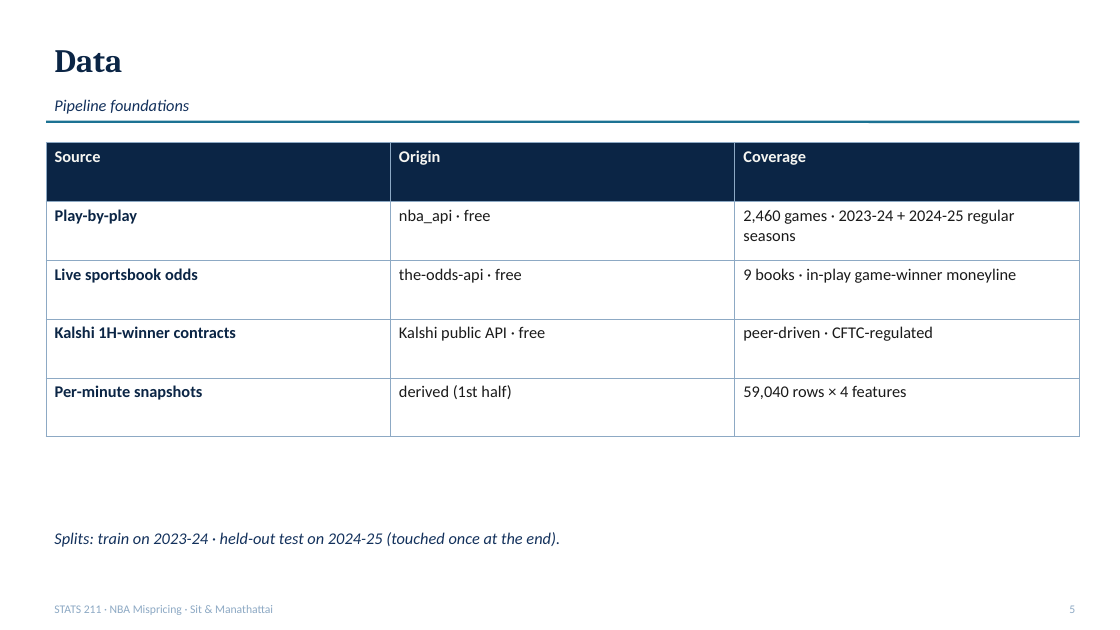
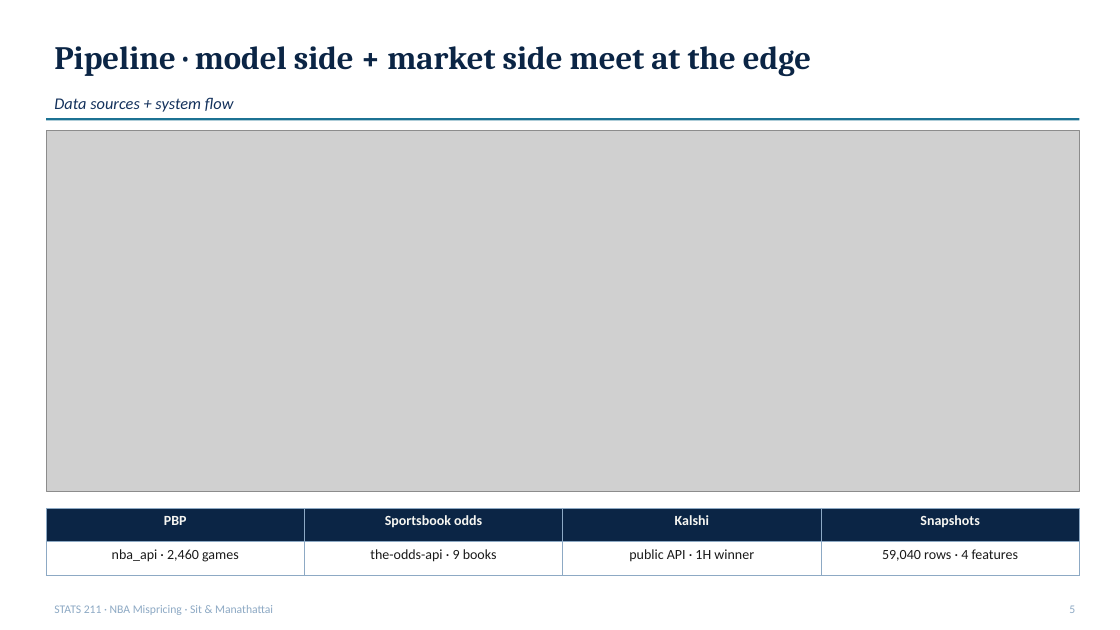
Before and after one commit to ivan-sit/live-nba-market-mispricing-detection, a slide deck: slide 5 of slides/final_deck.pptx. Drawn at 1120x630 pixels with LibreOffice and Linux fonts; fonts in the diff are those of the drawing; grey boxes stand for pictures. Boxes give left, top, right and bottom in pixels: in the first picture for what was removed or moved away, otherwise in the second. Text is boxed around its words. In the diff, an @@ line names an element or a change of style, - is before the commit and + after.

Commit message:
Deck: real PNG figures + formula boxes (replace placeholders)
- scripts/generate_slide_figures.py: matplotlib renderer for all deck PNGs in the
  project palette (NAVY/DEEP/TEAL/SKY/CREAM/ACCENT/INK)
- slides/figures/ (all new):
  · reliability_v2.png      — V2 reliability diagram on 2024-25 (Brier 0.149, ECE 0.008)
  · v5_shifts.png           — H1 / H4 bar chart with 95% CI error bars
  · pilot_roi.png           — SAS@OKC model vs baselines ROI bars
  · liquidity_sample.png    — paired bars: liquid sportsbook vs stale Kalshi
  · pipeline_flow.png       — system flowchart (PBP/odds -> p_hat / p_market -> edge -> backtest)
- slides/build.js: embed all 5 PNGs at the right slides; add prominent formula
  boxes for V2 (p_hat = isotonic(XGB(x))), V5 shift (delta p over 60s), backtest
  (edge, de-vig, Kelly), and V3 Halawi-aggregate
- slides/final_deck.pptx: regenerated (658 KB) with figures + formulas embedded

```diff
--- a/slides/final_deck.pptx
+++ b/slides/final_deck.pptx
@@ text at box(54, 46, 811, 76): text changed @@
-Data
+Pipeline · model side + market side meet at the edge
@@ text at box(54, 97, 234, 112): text changed @@
-Pipeline foundations
+Data sources + system flow
@@ picture added at box(46, 130, 1080, 492) @@
@@ table at box(46, 508, 1081, 592) @@
-Source | Origin | Coverage
-Play-by-play | nba_api · free | 2,460 games · 2023-24 + 2024-25 regular seasons
-Live sportsbook odds | the-odds-api · free | 9 books · in-play game-winner moneyline
-Kalshi 1H-winner contracts | Kalshi public API · free | peer-driven · CFTC-regulated
-Per-minute snapshots | derived (1st half) | 59,040 rows × 4 features
+PBP | Sportsbook odds | Kalshi | Snapshots
+nba_api · 2,460 games | the-odds-api · 9 books | public API · 1H winner | 59,040 rows · 4 features
@@ table: place and size @@
-table at box(46, 143, 1080, 404)
+table at box(46, 508, 1081, 592)
@@ text removed at box(54, 532, 560, 547) @@
-Splits: train on 2023-24 · held-out test on 2024-25 (touched once at the end).
```
Also in this commit, not shown: 12 other slides changed, 7 other files.
